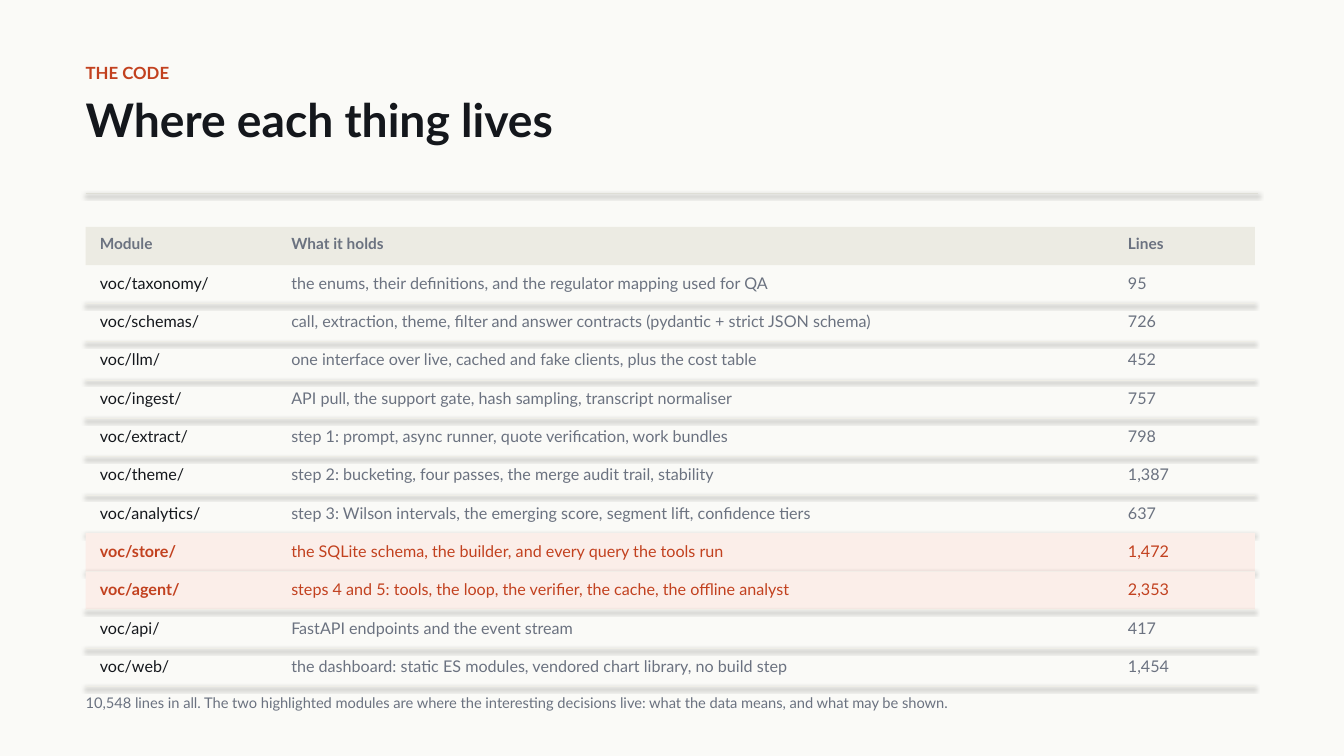
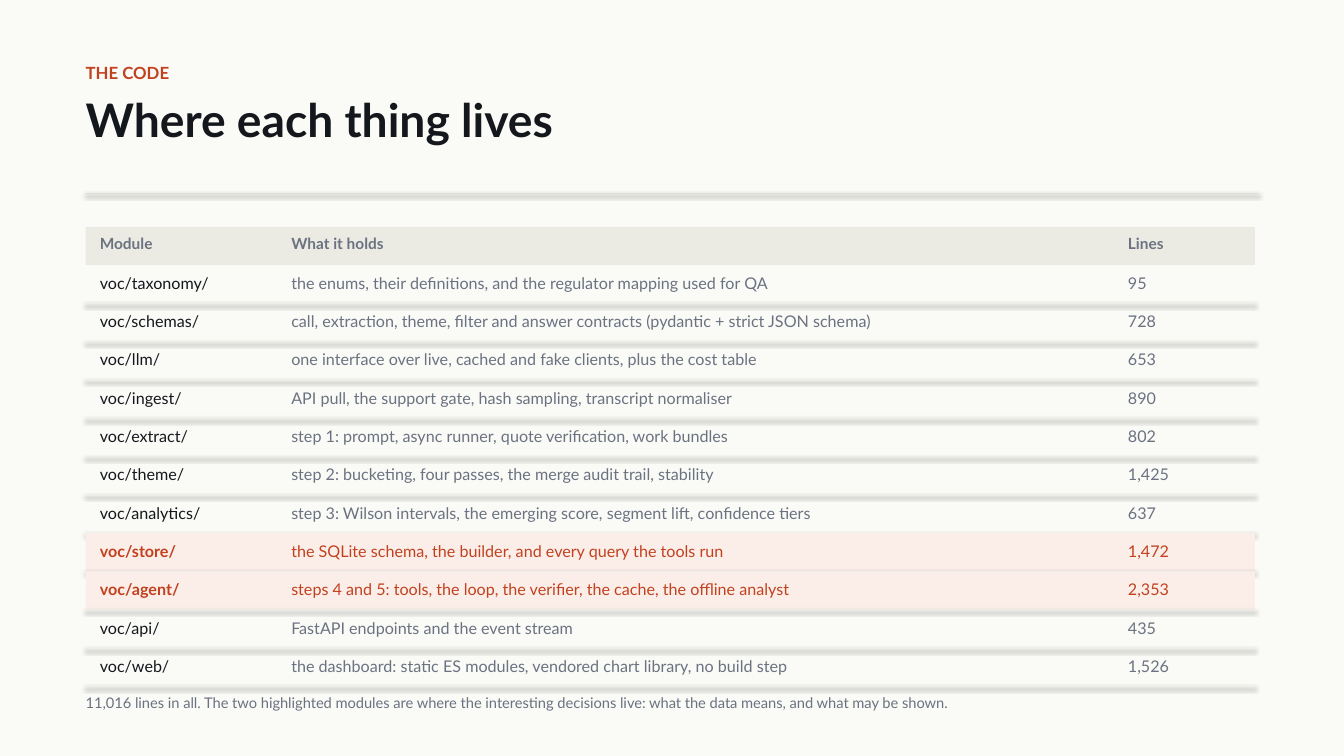
Before and after one commit to Gread/voc_hackathon, a slide deck: slide 10 of docs/voc_architecture_deck.pptx. Drawn at 1344x756 pixels with LibreOffice and Linux fonts; fonts in the diff are those of the drawing. Boxes give left, top, right and bottom in pixels: in the first picture for what was removed or moved away, otherwise in the second. Text is boxed around its words. In the diff, an @@ line names an element or a change of style, - is before the commit and + after.

```diff
--- a/docs/voc_architecture_deck.pptx
+++ b/docs/voc_architecture_deck.pptx
@@ text at box(1128, 315, 1156, 327): text changed @@
-726
+728
@@ text at box(1128, 353, 1156, 365): text changed @@
-452
+653
@@ text at box(1128, 392, 1156, 404): text changed @@
-757
+890
@@ text at box(1128, 430, 1156, 442): text changed @@
-798
+802
@@ text at box(1128, 468, 1169, 482): text changed @@
-1,387
+1,425
@@ text at box(1128, 622, 1156, 634): text changed @@
-417
+435
@@ text at box(1128, 660, 1169, 674): text changed @@
-1,454
+1,526
@@ text at box(86, 697, 948, 711): text changed @@
-10,548 lines in all. The two highlighted modules are where the interesting decisions live: what the data means, and what may be shown.
+11,016 lines in all. The two highlighted modules are where the interesting decisions live: what the data means, and what may be shown.
```
Also in this commit, not shown: 2 other slides changed, 5 other files.
